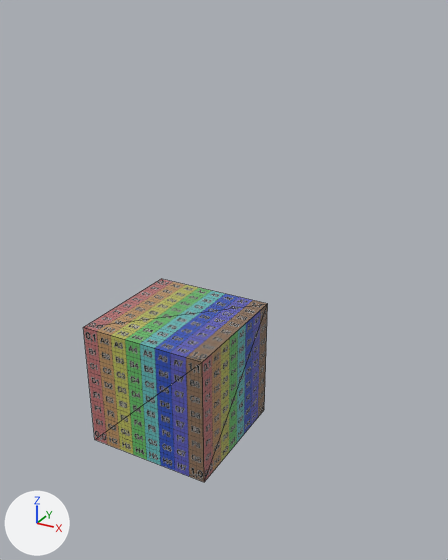
What one commit did to the glTF model building.glb.
Before and after are seen from a camera (50 mm lens) standing at (2.31, -3.5, 3.12) and looking at (0.43, -0.08, 1.41). Lighting does not change. The marker at lower left points along +X, +Y and +Z. Mesh edges are drawn as thin lines. Where no turn or scale is listed for an object, it has been applied to the vertices. Vertices at the same position are counted once.

Script lines for the objects in view, before the commit:
```python
me_box001 = bpy.data.meshes.new('Box001')
me_box001.from_pydata(...)  # a box spanning x -0.5..0.5, y -0.5..0.5, z 0.0..1.0
me_box001.materials.append(mat_test)
ob_box001 = bpy.data.objects.new('Box001', me_box001)
ob_box001.location = (0.0, 0.0, 0.0)
```
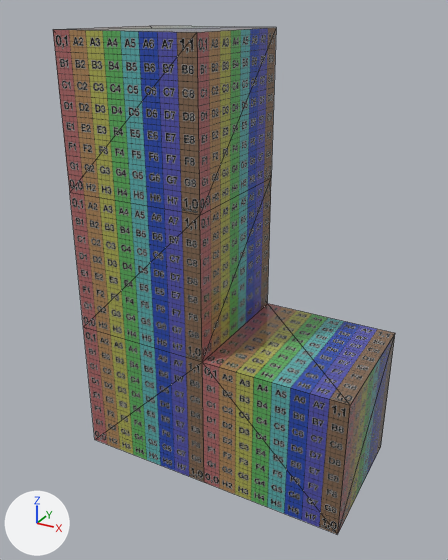
Location of each change, (x1, y1, x2, y2) in pixels of the pictures (448 x 560 px):
'Box001', reshaped (84% wider, 150% taller)
    before: (83, 279, 268, 482)
    after: (53, 26, 395, 534)
part 1 of me_box001, built on
    before: (84, 279, 268, 482)
    after: (53, 26, 395, 534)

The edits, one by one:
me_box001 is used by ob_box001; location (0.0, 0.0, 0.0).
me_box001 had 8 vertices, 12 faces and spanned x -0.5..0.5, y -0.5..0.5, z 0.0..1.0.
me_box001 now has 20 vertices, 36 faces and spans x -0.5..1.5, y -0.5..0.5, z 0.0..3.0.
Part 1, on me_box001:
4 faces are deleted.
12 vertices are added at x -0.5..1.5, y -0.5..0.5, z 0.0..3.0.
28 new faces join them.
